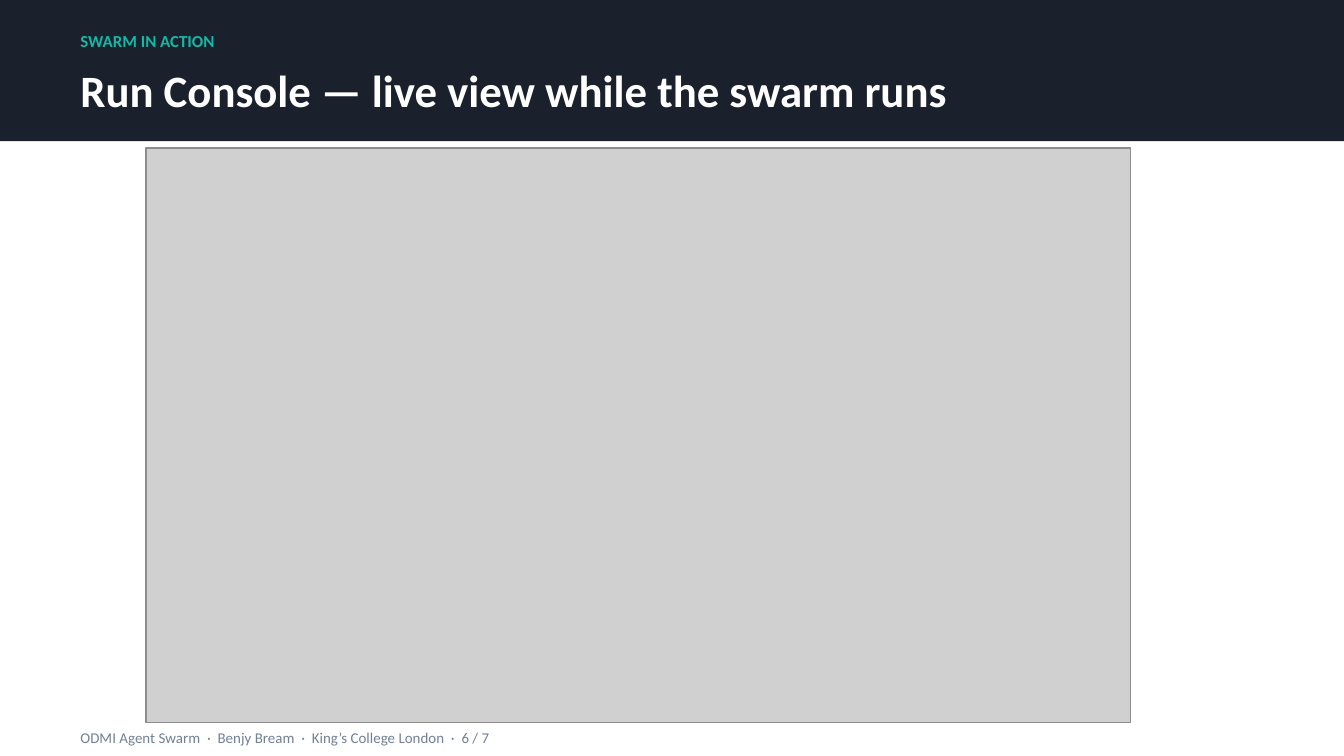
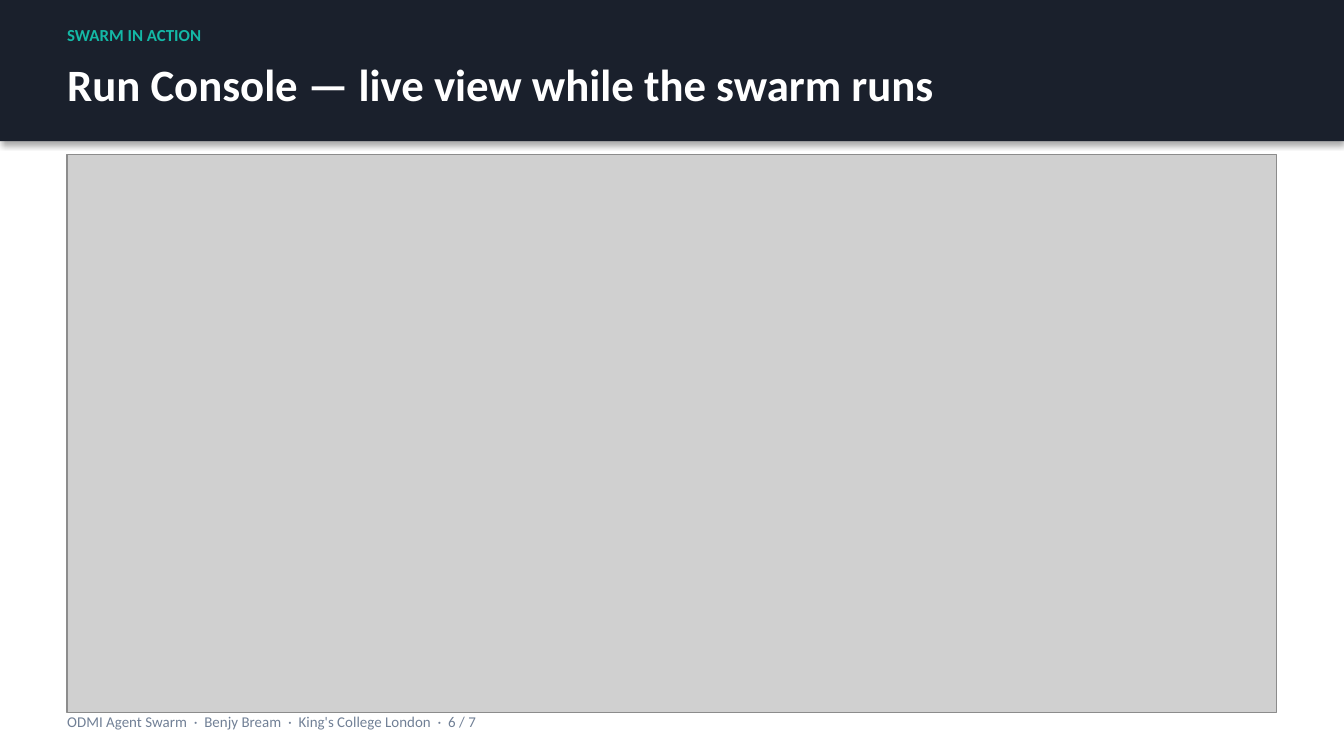
Before and after one commit to benjyb1/odmi-agent-swarm, a slide deck: slide 6 of docs/PROGRESS_SLIDES_2026-05-13.pptx. Drawn at 1344x756 pixels with LibreOffice and Linux fonts; fonts in the diff are those of the drawing; grey boxes stand for pictures. Boxes give left, top, right and bottom in pixels: in the first picture for what was removed or moved away, otherwise in the second. Text is boxed around its words. In the diff, an @@ line names an element or a change of style, - is before the commit and + after.

```diff
--- a/docs/PROGRESS_SLIDES_2026-05-13.pptx
+++ b/docs/PROGRESS_SLIDES_2026-05-13.pptx
@@ rectangle at <box>0,0,1344,141</box>: shadow on @@
@@ text "SWARM IN ACTION": place and size @@
-text "SWARM IN ACTION" at <box>80,36,214,47</box>
+text "SWARM IN ACTION" at <box>67,30,201,41</box>
@@ text "Run Console — live view ...": place and size @@
-text "Run Console — live view ..." at <box>80,75,947,108</box>
+text "Run Console — live view ..." at <box>67,69,933,102</box>
@@ picture: place and size @@
-picture at <box>146,148,1132,722</box>
+picture at <box>67,155,1277,712</box>
@@ text at <box>67,716,476,730</box>: text changed @@
-ODMI Agent Swarm · Benjy Bream · King’s College London · 6 / 7
+ODMI Agent Swarm · Benjy Bream · King's College London · 6 / 7
```
Also in this commit, not shown: 6 other slides changed, 2 other files.
